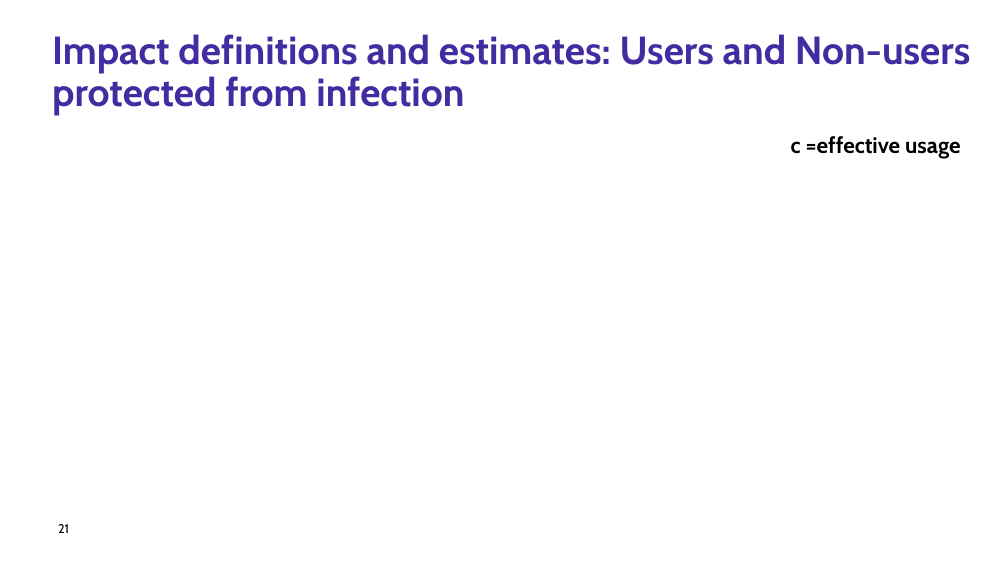
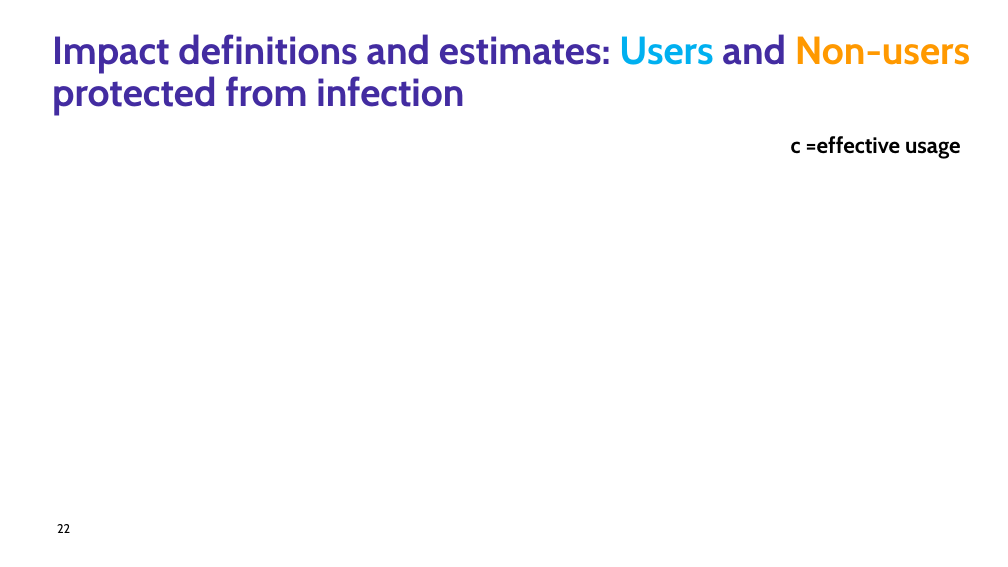
Before and after one commit to zenabusuboi/MySWISS-TPH, a slide deck: slide 22 of ZenabuPhD/COMMUNITY PROTECTION/PRESENTATIONS/CommProt_Presentation4_AnnualCommitteeMeeting2_2026.pptx (slide 21 before the commit). Drawn at 1008x567 pixels with LibreOffice and Linux fonts; fonts in the diff are those of the drawing; grey boxes stand for pictures; background and template pictures are left out. Boxes give left, top, right and bottom in pixels: in the first picture for what was removed or moved away, otherwise in the second. Text is boxed around its words. In the diff, an @@ line names an element or a change of style, - is before the commit and + after.

```diff
--- a/ZenabuPhD/COMMUNITY PROTECTION/PRESENTATIONS/CommProt_Presentation4_AnnualCommitteeMeeting2_2026.pptx
+++ b/ZenabuPhD/COMMUNITY PROTECTION/PRESENTATIONS/CommProt_Presentation4_AnnualCommitteeMeeting2_2026.pptx
@@ title "Impact definitions and estimates: Users ..." at box(52, 34, 970, 116): text colour #432CA1 to #00B0F0 in "Users"; text colour #432CA1 to #FF9900 in "Non-users" @@
@@ page number at box(57, 524, 70, 533): text changed @@
-21
+22
```
Also in this commit, not shown: 12 other slides changed, 2 slides added, 2 slides removed, 46 other files.
